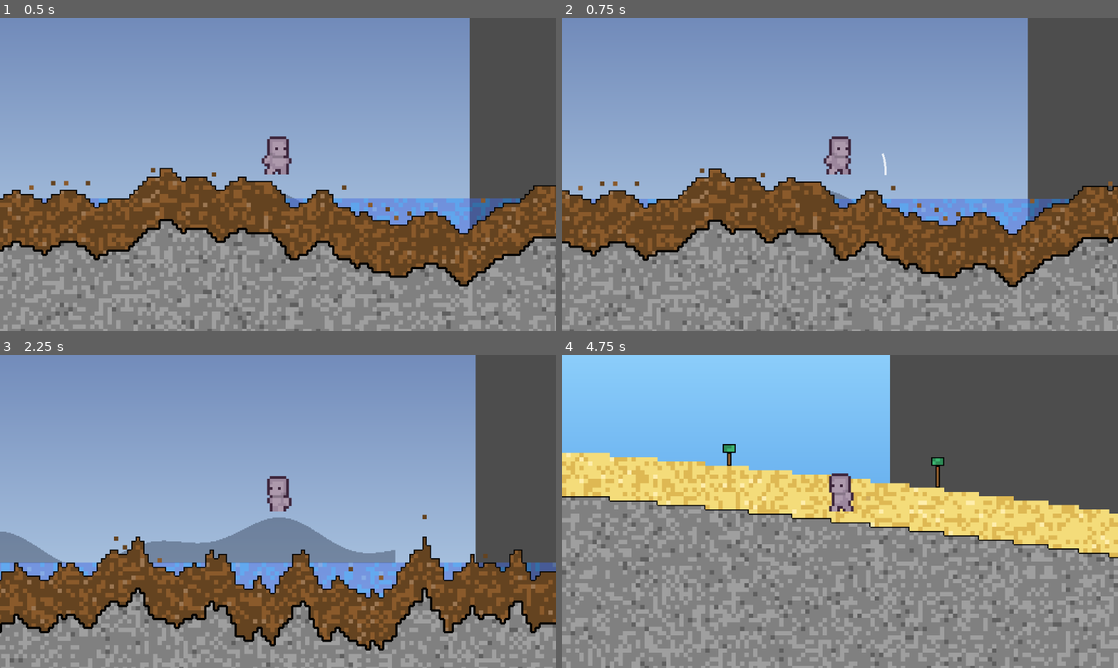
Above: before the commit, frames 1-4 (two rows, left to right).
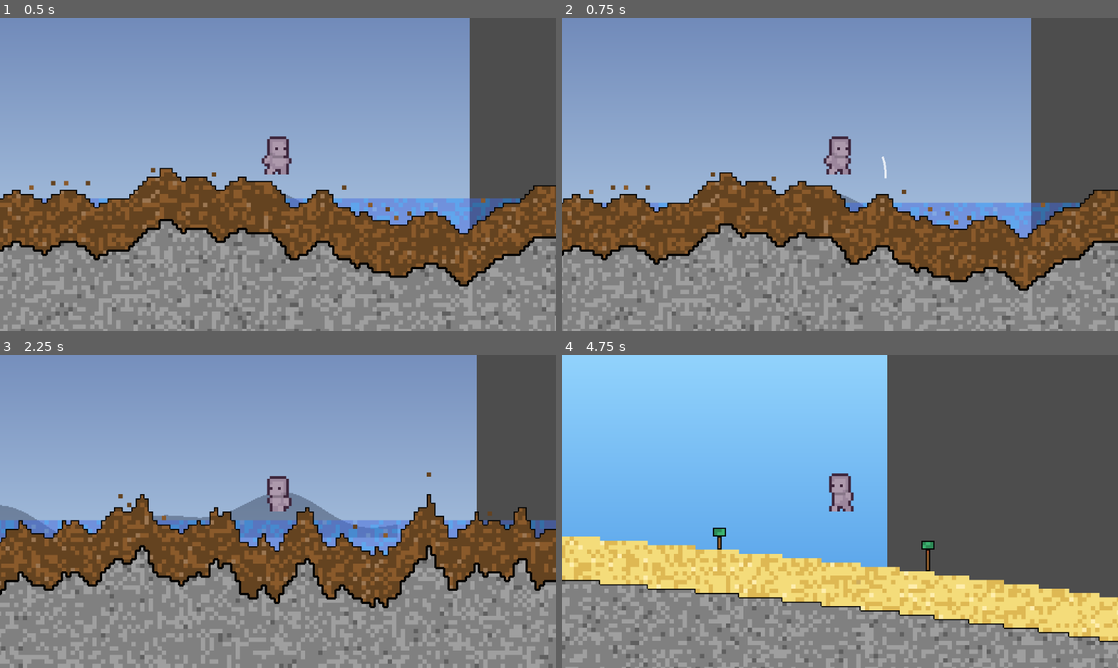
Above: after the commit, the same moments.

Repository: MessrsBrightside/pixel-mixel
Game: Godot game, scene res://scenes/main.tscn
The game is run twice, just before and just after one commit, with the same random seed, the same clock (stepped at 60 frames per second) and the same inputs.
Inputs (mouse positions are in pixels of both pictures, inside the frame that each line leads up to):
- Up to frame 1 (0.5 s): no input
- Up to frame 2 (0.75 s): tap Enter (ui_accept) at 0.5 s; move the mouse to (962, 158) at 0.52 s; hold Right (ui_right) from 0.53 s (still down); tap 1 at 0.6 s; click (962, 158) at 0.67 s
- Up to frame 3 (2.25 s): tap Enter (ui_accept) at 0.77, 1.52 s; move the mouse to (166, 527) at 1.27 s; tap 2 at 1.35 s; move the mouse to (333, 442) at 2.02 s; release Right (ui_right) at 2.03 s; hold Left (ui_left) from 2.03 s (still down); tap 3 at 2.1 s
- Up to frame 4 (4.75 s): move the mouse to (812, 574) at 2.77 s; release Left (ui_left) at 2.78 s; hold Right (ui_right) 2.78-4.28 s; tap 4 at 2.85 s; click (812, 574) at 2.92 s; tap Enter (ui_accept) at 3.02, 3.77, 4.52 s; move the mouse to (1006, 558) at 3.52 s; tap 5 at 3.6 s; move the mouse to (673, 464) at 4.27 s; hold Left (ui_left) from 4.28 s (still down); tap 6 at 4.35 s

Frame 1 is identical in both runs. In frame 2, 22% of the frame differs, in the area x 0-100%, y 0-100%; in frame 3, 40%; in frame 4, 49%.

Commit message:
Fix: LOOSE chunks in grid generate collision (sand is walkable)

Diff:
--- a/scripts/physics/terrain_collision.gd
+++ b/scripts/physics/terrain_collision.gd
@@ -74,7 +74,7 @@
 func _is_collidable(chunk: Dictionary) -> bool:
 	if chunk.terrain == 0:
 		return false
-	if chunk.state == ChunkGrid.State.LIQUID or chunk.state == ChunkGrid.State.LOOSE:
+	if chunk.state == ChunkGrid.State.LIQUID:
 		return false
 	if chunk.terrain > 0 and chunk.terrain < terrain_defs.size():
 		var def: TerrainDef = terrain_defs[chunk.terrain]
